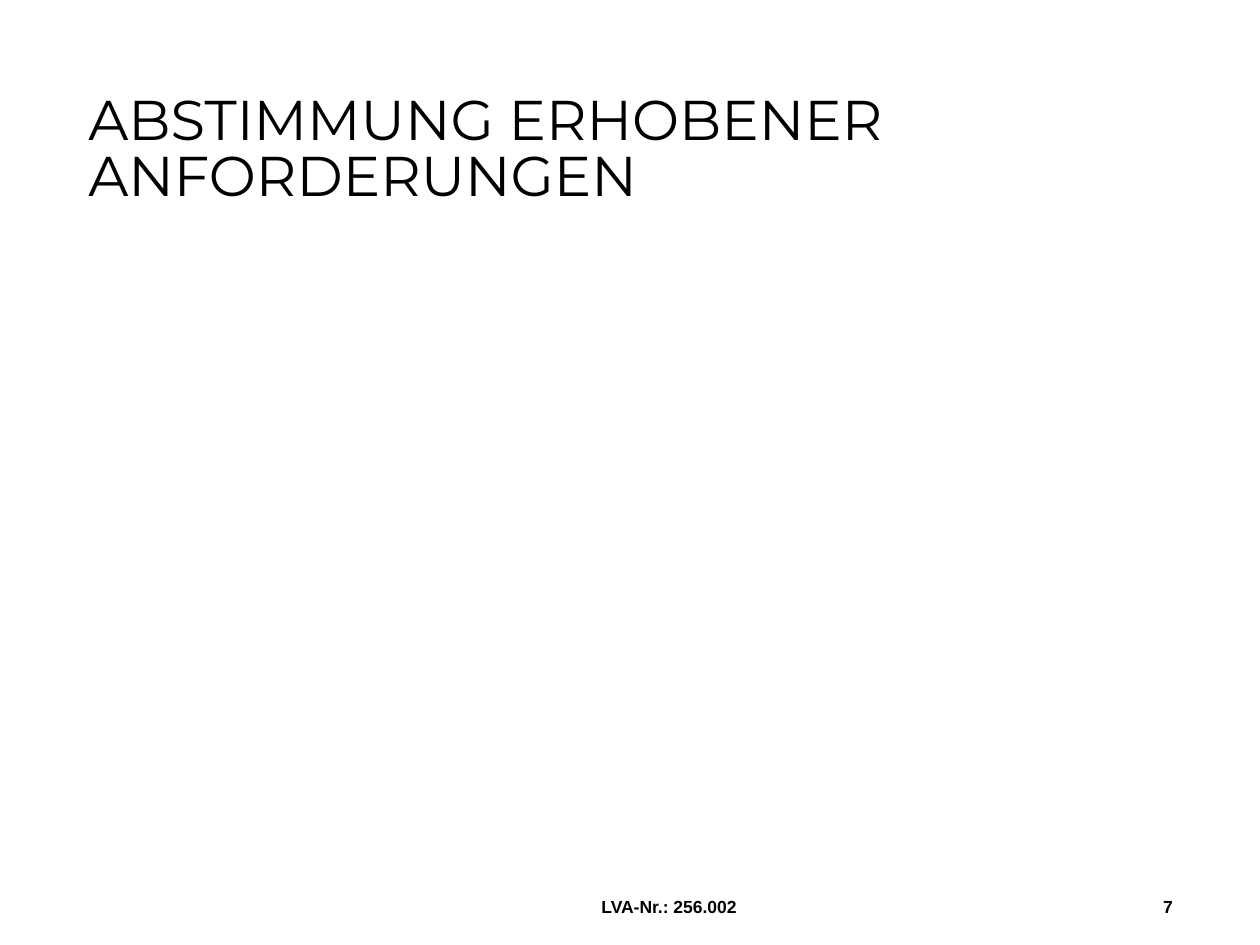
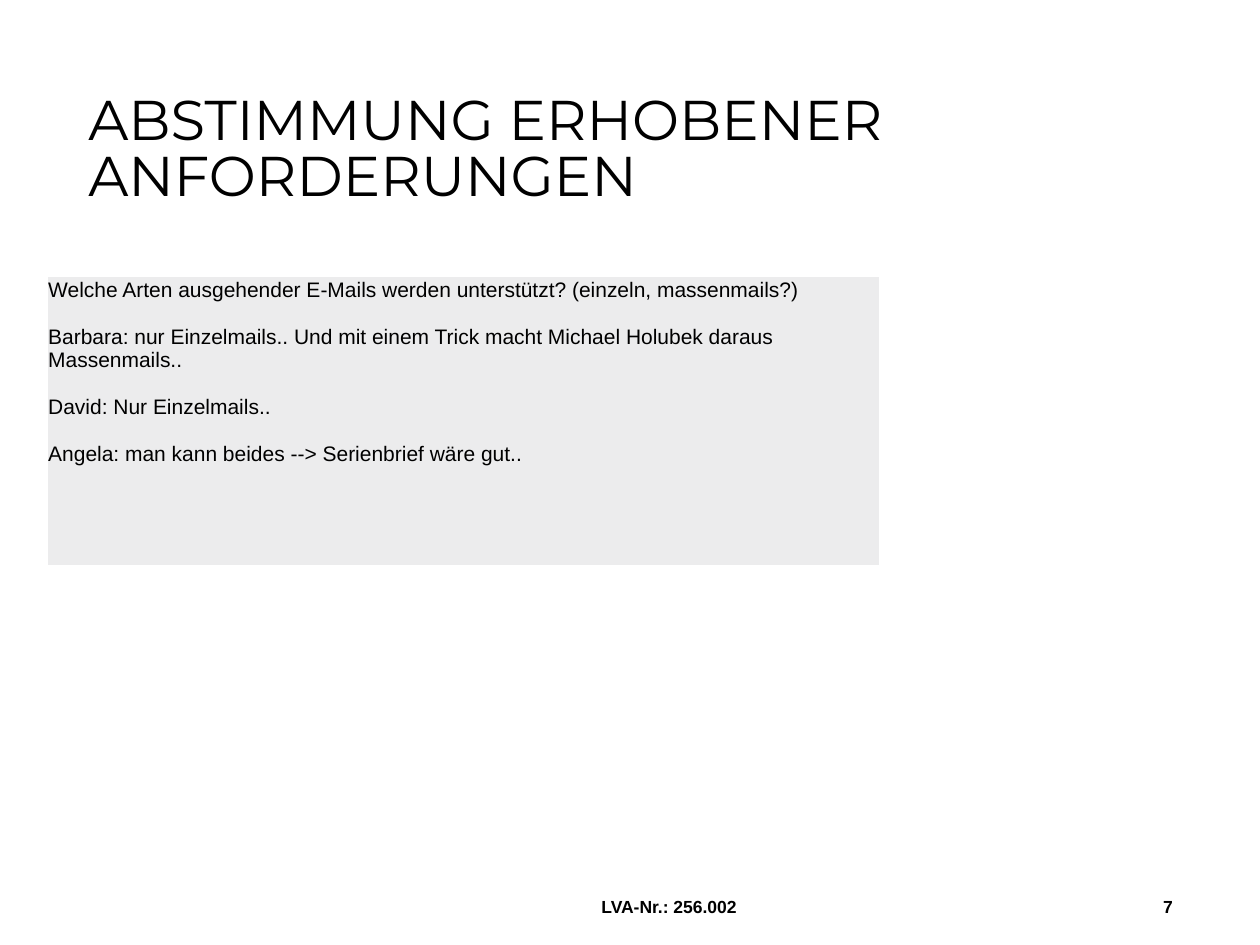
Before and after one commit to MilosTomic123/IT_Projekt_SS19, a slide deck: slide 7 of Arbeitsdokumente/190522_Workshop.pptx. Drawn at 1260x945 pixels with LibreOffice and Linux fonts; fonts in the diff are those of the drawing; background and template pictures are left out. Boxes give left, top, right and bottom in pixels: in the first picture for what was removed or moved away, otherwise in the second. Text is boxed around its words. In the diff, an @@ line names an element or a change of style, - is before the commit and + after.

```diff
--- a/Arbeitsdokumente/190522_Workshop.pptx
+++ b/Arbeitsdokumente/190522_Workshop.pptx
@@ table added at <box>47,277,879,566</box>, 1 rows, 1 columns @@
+Welche Arten ausgehender E-Mails werden unterstützt? (einzeln, massenmails?) / Barbara: nur Einzelmails.. Und mit einem Trick macht Michael Holubek daraus Massenmails.. / David: Nur Einzelmails.. / Angela: man kann beides --> Serienbrief wäre gut..
```
Also in this commit, not shown: 2 other slides changed, 1 other file.
